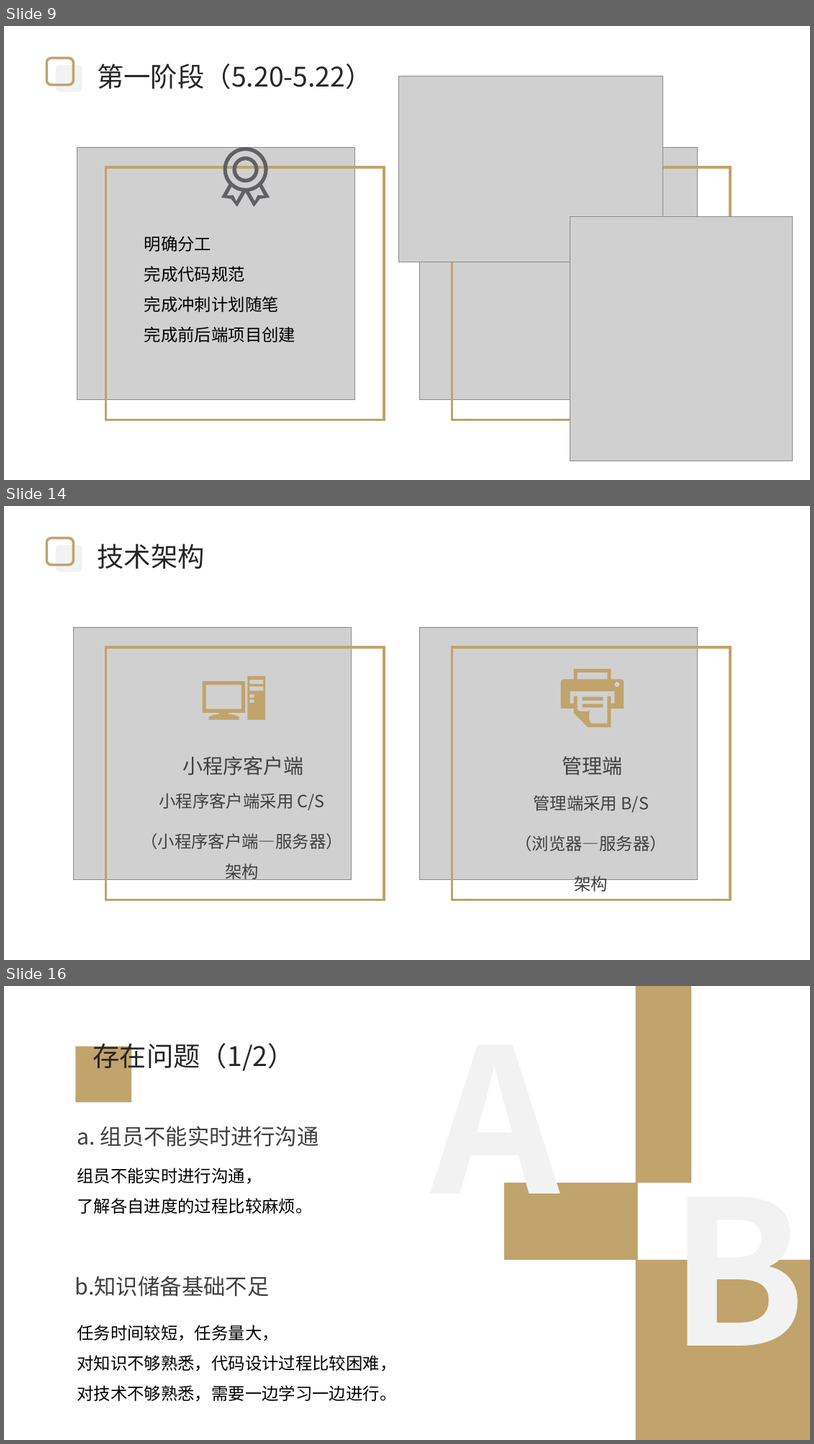
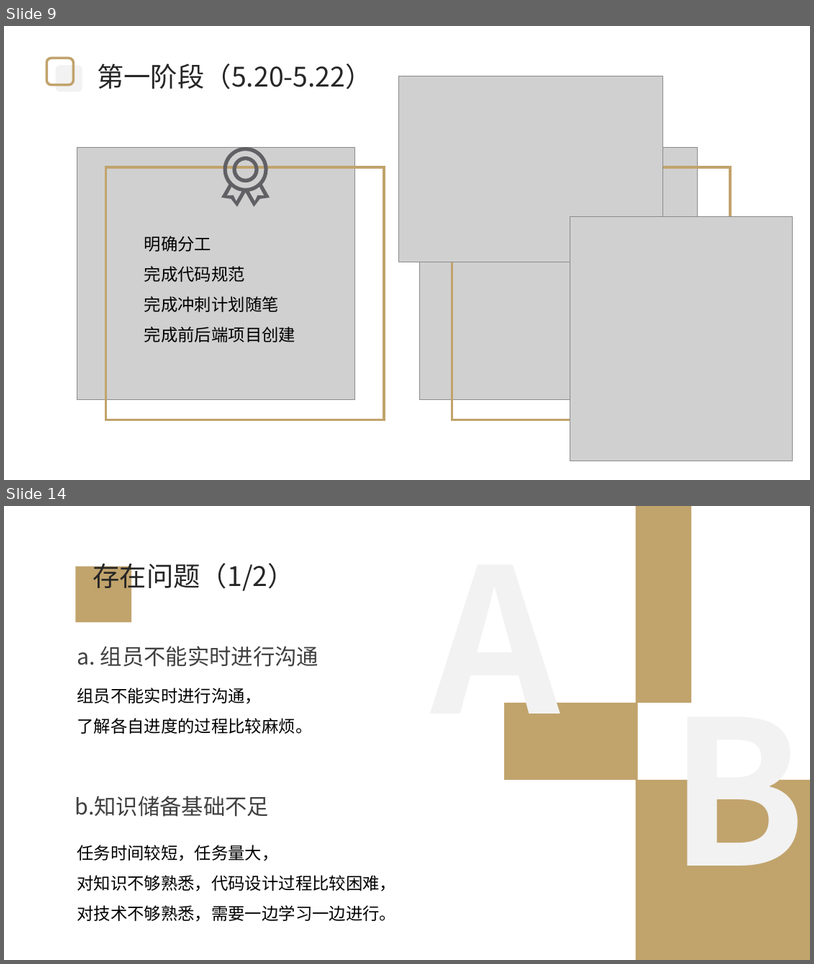
Before and after one commit to 2021FYWZ/wind, a slide deck: doc/项目答辩.pptx. Shown one above the other, each under a label of ours: slides 9, 14 and 16 before the commit, slides 9 and 14 after it; the slides between them are not shown. The pictures are 814x1444 and 814x964 pixels, drawn with LibreOffice and Linux fonts; fonts in the diff are those of the drawing; grey boxes stand for pictures; background and template pictures are left out. Boxes give left, top, right and bottom in pixels: in the first picture for what was removed or moved away, otherwise in the second. Text is boxed around its words. In the diff, an @@ line names an element or a change of style, - is before the commit and + after.

```diff
--- a/doc/项目答辩.pptx
+++ b/doc/项目答辩.pptx
@@ slide 14 removed at (4, 506, 810, 960), background picture (left out) @@
@@ rounded rectangle removed at (47, 538, 74, 565) @@
@@ rounded rectangle removed at (55, 546, 82, 572) @@
@@ text removed at (97, 543, 204, 569) @@
-技术架构
@@ picture removed at (74, 627, 352, 880) @@
@@ picture removed at (419, 627, 698, 880) @@
@@ rectangle removed at (106, 647, 384, 900) @@
@@ rectangle removed at (453, 647, 730, 900) @@
@@ freeform shape removed at (203, 676, 265, 720) @@
@@ freeform shape removed at (561, 669, 624, 727) @@
@@ text removed at (183, 756, 304, 775) @@
-小程序客户端
@@ text removed at (562, 756, 622, 775) @@
-管理端
@@ text removed at (141, 793, 342, 882) @@
-小程序客户端采用 C/S
-（小程序客户端—服务器）架构
@@ text removed at (515, 795, 666, 894) @@
-管理端采用 B/S
-（浏览器—服务器）
-架构
@@ what was slide 16 is now slide 14 @@
```
Also in this commit, not shown: 10 slides changed, 1 other slide removed.
